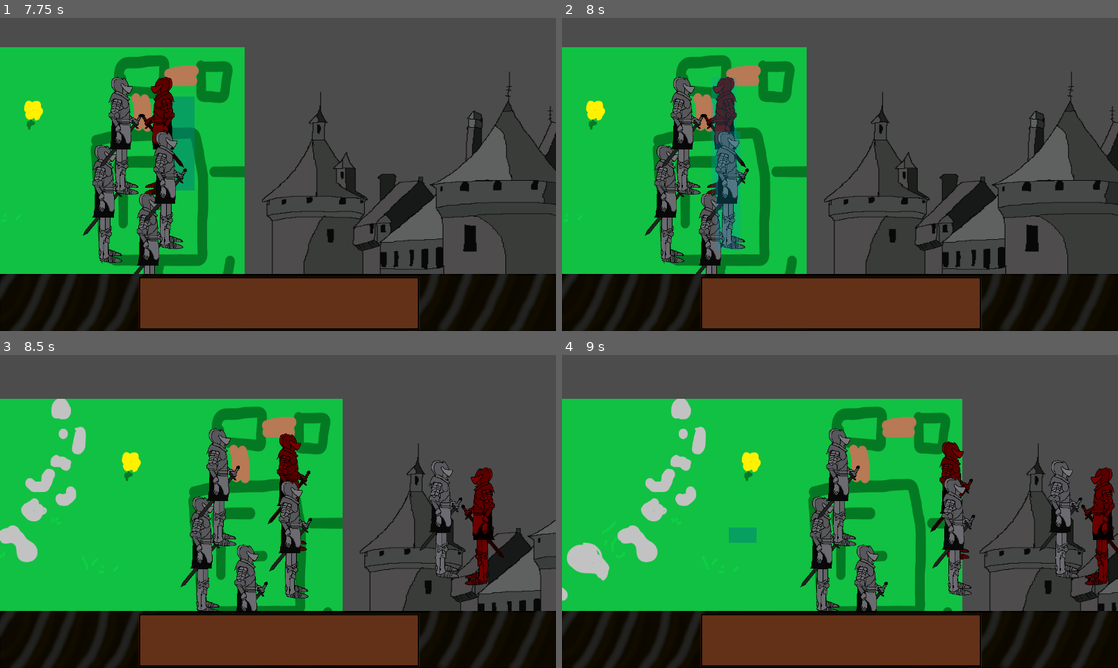
Above: before the commit, frames 1-4 (two rows, left to right).
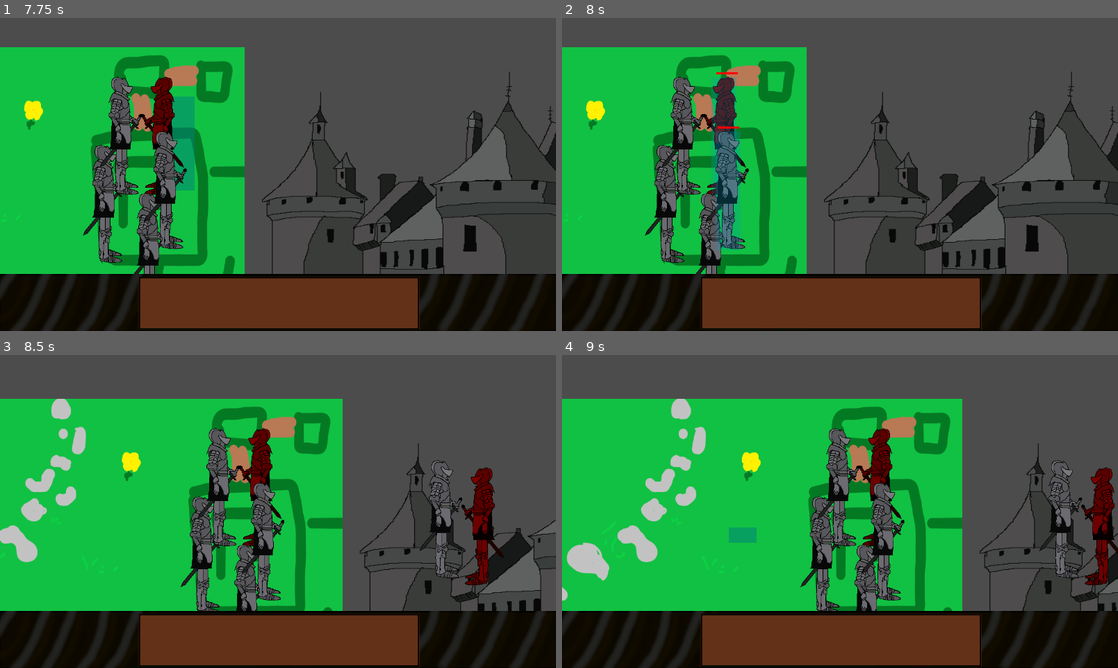
Above: after the commit, the same moments.

Repository: An0n3m0us/RSS-Godot
Game: Godot game, scene res://src/game/IntroScreen.tscn
Same seed, same stepped clock (60 frames per second), same inputs: the game is played once before the commit and once after it.
Inputs (mouse positions are in pixels of both pictures, inside the frame that each line leads up to):
- Up to frame 1 (7.75 s): click (88, 115) at 0.5 s; click (88, 115) at 1.25 s; tap Enter at 2 s; move the mouse to (400, 158) at 2.02 s; hold Right 2.03-2.75 s; tap 1 at 2.1, 3.8, 5.1, 6.6 s; click (400, 158) at 2.17 s; tap Up at 2.27, 5.27 s; drag from (166, 190) to (250, 237) at 2.77 s; move the mouse to (333, 105) at 3.52 s; hold Left 3.53-4.25 s; tap 2 at 3.6 s; click (333, 105) at 3.67 s; drag from (250, 237) to (111, 127) at 4.27 s; move the mouse to (444, 221) at 5.02 s; hold Right 5.03-5.75 s; click (444, 221) at 5.17 s; drag from (111, 127) to (194, 96) at 5.77 s; move the mouse to (305, 174) at 6.52 s; hold Right 6.53-7.25 s; click (305, 174) at 6.67 s; drag from (194, 96) to (166, 190) at 7.27 s
- Up to frame 2 (8 s): no input
- Up to frame 3 (8.5 s): move the mouse to (400, 495) at 8.02 s; hold Left from 8.03 s (still down); tap 2 at 8.1 s; click (400, 495) at 8.17 s; tap Up at 8.27 s; tap 1 at 8.3 s
- Up to frame 4 (9 s): release Left at 8.75 s; drag from (728, 527) to (812, 574) at 8.77 s

Frame 1 is identical in both runs. In frame 2, less than 0.1% of the frame differs, in the area x 27-32%, y 17-36%; in frame 3, 3.9%, in the area x 43-57%, y 23-79%; in frame 4, 3.8%.

Commit message:
Add healthbars; Fix selection

Diff:
--- a/src/actors/Esquire.gd
+++ b/src/actors/Esquire.gd
@@ -1,5 +1,6 @@
 extends KinematicBody2D
 
+export (int) var health = 10
 export (int) var speed = 200
 
 var target = Vector2()
@@ -8,7 +9,7 @@
 
 func _input(event):
 	if selected == true:
-		if event is InputEventMouseButton and event.button_index == BUTTON_LEFT:
+		if event is InputEventMouseButton and event.button_index == BUTTON_RIGHT:
 			if event.pressed:
 				target = get_global_mouse_position()
 
@@ -24,3 +25,10 @@
 		self.get_node("Pivot").scale = Vector2(-1, 1)
 	elif target[0] > position[0]:
 		self.get_node("Pivot").scale = Vector2(1, 1)
+
+	update()
+
+func _draw():
+	if selected == true:
+		draw_rect(Rect2(self.get_node("Pivot").position[0]-21, self.get_node("Pivot").position[1]-110, 50, 5), Color8(100, 0, 0))
+		draw_rect(Rect2(self.get_node("Pivot").position[0]-21, self.get_node("Pivot").position[1]-110, health*5, 5), Color8(255, 0 , 0))
--- a/src/scripts/GameScene.gd
+++ b/src/scripts/GameScene.gd
@@ -33,15 +33,14 @@
 
 	if event is InputEventMouseButton and event.button_index == BUTTON_LEFT:
 		if event.pressed:
-			if selected.size() == 0:
-				dragging = true
-				drag_start = get_global_mouse_position()
-			else:
-				for item in selected:
-					item.collider.target = get_global_mouse_position()
-					item.collider.selected = false
-					item.collider.get_node("Pivot").get_node("Selection").visible = false
-				selected = []
+			#if selected.size() == 0:
+			#else:
+			for item in selected:
+				item.collider.selected = false
+				item.collider.get_node("Pivot").get_node("Selection").visible = false
+			selected = []
+			dragging = true
+			drag_start = get_global_mouse_position()
 		elif dragging:
 			dragging = false
 			update()
@@ -62,4 +61,7 @@
 	if dragging:
 		draw_rect(Rect2(drag_start, get_global_mouse_position() - drag_start),
 			Color(0, .5, .5, 0.5), true)
-	#draw_texture_rect("res://assets/images/unitpanel/normalicon.png", Rect2(50, 50, 50, 50), 0)
+
+	#print(selected)
+	#draw_rect(Rect2(50, 25, 100, 25), Color(255, 0, 0))
+	#draw_texture_rect(texture, Rect2(50, 50, 50, 50), 0)
